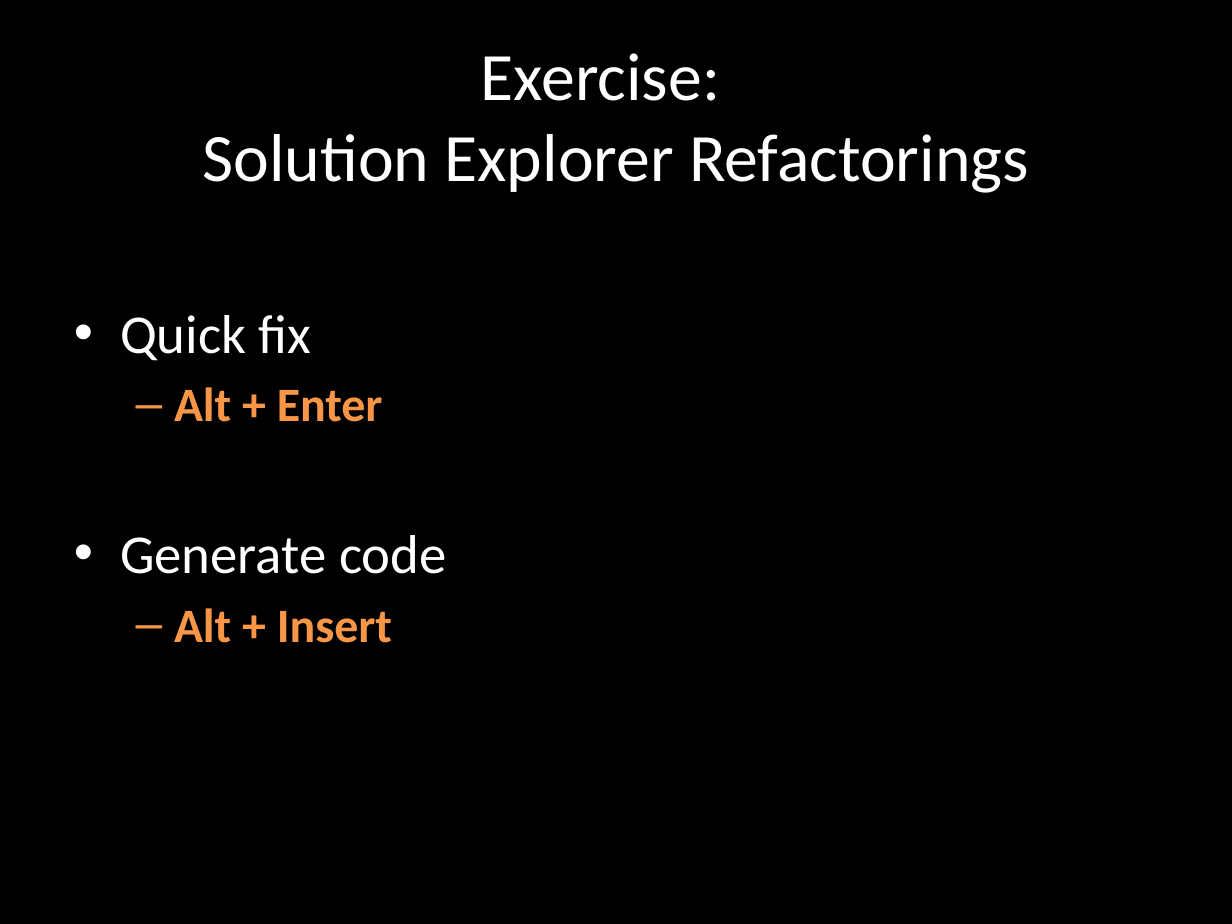
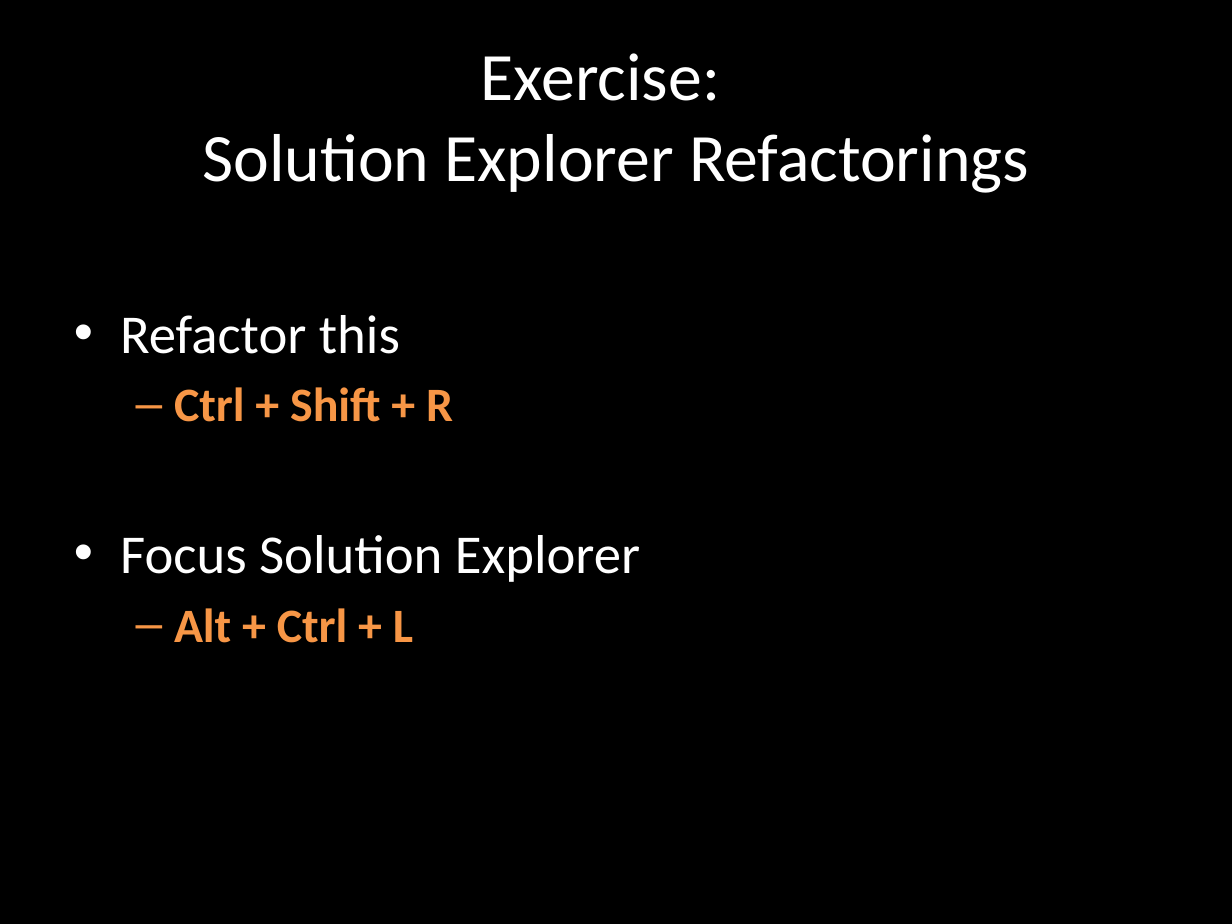
Before and after one commit to rasmuskl/ReSharperCourse, a slide deck: slide 31 of Presentations/2 - Exercises - ReSharper Course.pptx. Drawn at 1232x924 pixels with LibreOffice and Linux fonts; fonts in the diff are those of the drawing. Boxes give left, top, right and bottom in pixels: in the first picture for what was removed or moved away, otherwise in the second. Text is boxed around its words. In the diff, an @@ line names an element or a change of style, - is before the commit and + after.

Commit message:
Progress.

```diff
--- a/Presentations/2 - Exercises - ReSharper Course.pptx
+++ b/Presentations/2 - Exercises - ReSharper Course.pptx
@@ text at <box>120,315,640,643</box>: text changed @@
-• Quick fix
-  – Alt + Enter
-• Generate code
-  – Alt + Insert
+• Refactor this
+  – Ctrl + Shift + R
+• Focus Solution Explorer
+  – Alt + Ctrl + L
```
Also in this commit, not shown: 3 other slides changed, 2 slides added.
